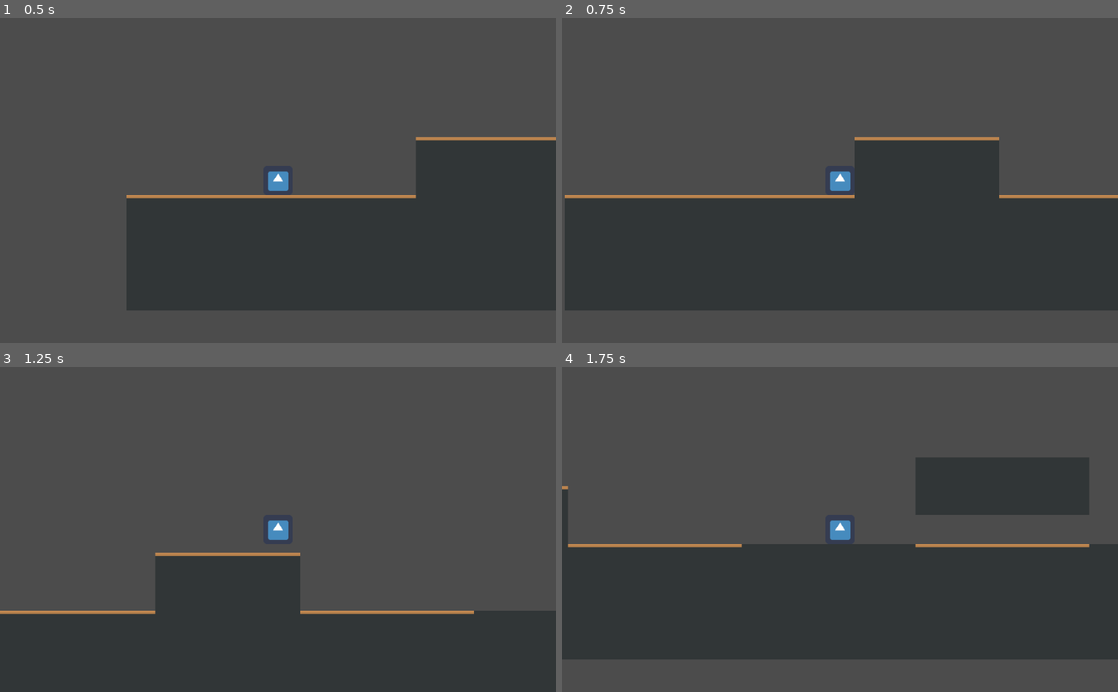
Above: before the commit, frames 1-4 (two rows, left to right).
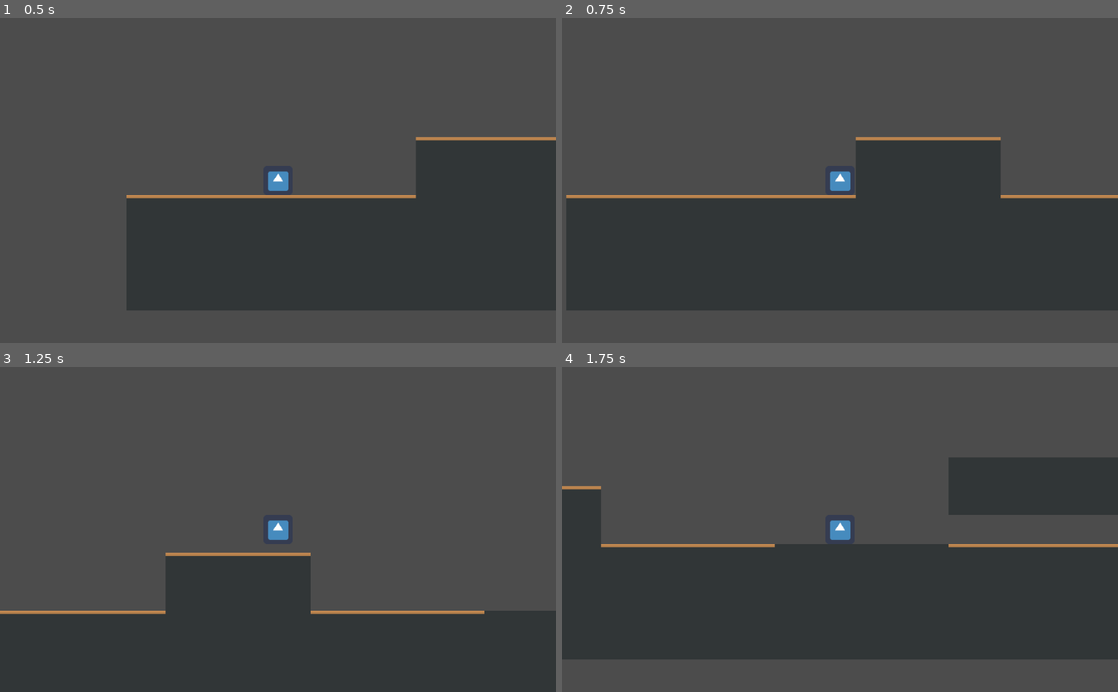
Above: after the commit, the same moments.

Repository: oleksadobush/Up_is_Down
Game: Godot game, scene res://Scenes/Main.tscn
The game is run twice, just before and just after one commit, with the same random seed, the same clock (stepped at 60 frames per second) and the same inputs. The engine's default icon, where the game draws it, is replaced by a stand-in: a white triangle on a blue panel in a dark square.
Inputs:
- Up to frame 1 (0.5 s): no input
- Up to frame 2 (0.75 s): hold Right (RIGHT) from 0.53 s (still down)
- Up to frame 3 (1.25 s): keep holding Right (RIGHT); tap Up (UP) at 0.77 s
- Up to frame 4 (1.75 s): keep holding Right (RIGHT); tap Up (UP) at 1.52 s

Frame 1 is identical in both runs. In frame 2, 0.2% of the frame differs, in the area x 0-79%, y 36-90%; in frame 3, 0.7%; in frame 4, 3.2%, in the area x 1-100%, y 27-56%.

Commit message:
Update Player.gd

Diff:
--- a/Scenes/Player.gd
+++ b/Scenes/Player.gd
@@ -3,7 +3,7 @@
 export var speed = 600
 export var jumpforce = 800
 export var gravity = 2000
-export var speed_up = 700
+export var speed_up = 600
 
 var jumped = false
 var sliding = false
